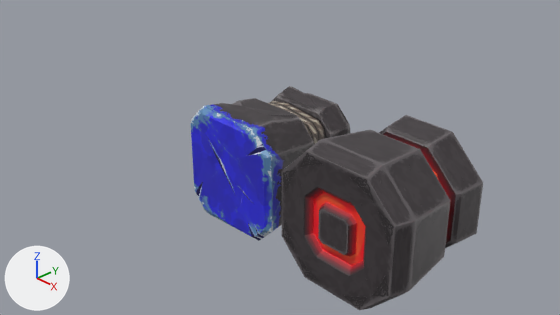
What one commit did to the Blender file models/production/magnets.blend.
Before and after are seen from the file's camera 'Camera'. Lighting does not change. The marker at lower left points along +X, +Y and +Z.

Objects in the first picture: 'electrical-magnet', 'natural-magnet'.
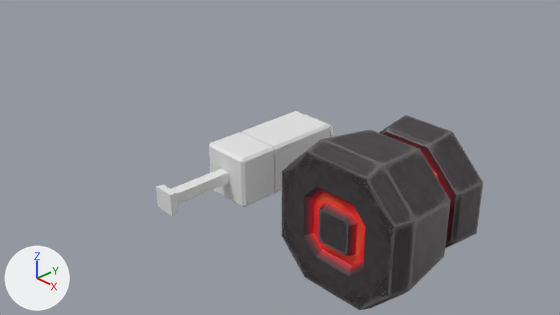
Changed parts and their boxes [x1, y1, x2, y2] in the pictures (560 x 315 px):
```json
{"object": "natural-magnet", "change": "hidden", "before": [191, 86, 350, 241]}
{"object": "gaussmeter", "change": "added", "after": [156, 111, 333, 216]}
{"object": "gaussmeter_move", "change": "added", "after": [209, 132, 274, 207]}
```

Edits to the scene script, one JSON object a line:
```json
{"op": "add", "block": "me_立方体_004", "code": ["me_立方体_004 = bpy.data.meshes.new('立方体.004')", "me_立方体_004.from_pydata(...)  # 32 vertices, 32 faces; spans x -0.37..0.37, y -1.02..0.52, z -0.37..0.37"]}
{"op": "add", "block": "me_立方体_003", "code": ["me_立方体_003 = bpy.data.meshes.new('立方体.003')", "me_立方体_003.from_pydata(...)  # 56 vertices, 50 faces; spans x -0.37..0.37, y -2.04..1.0, z -0.37..0.37"]}
{"op": "add", "block": "ob_natural_magnet", "code": "ob_natural_magnet.hide_set(True)"}
{"op": "add", "block": "ob_gaussmeter_move", "code": ["ob_gaussmeter_move = bpy.data.objects.new('gaussmeter_move', me_立方体_004)", "ob_gaussmeter_move.location = (0.0, 0.0, 0.0)"]}
{"op": "add", "block": "ob_gaussmeter", "code": ["ob_gaussmeter = bpy.data.objects.new('gaussmeter', me_立方体_003)", "ob_gaussmeter.location = (0.0, 0.0, 0.0)"]}
```
